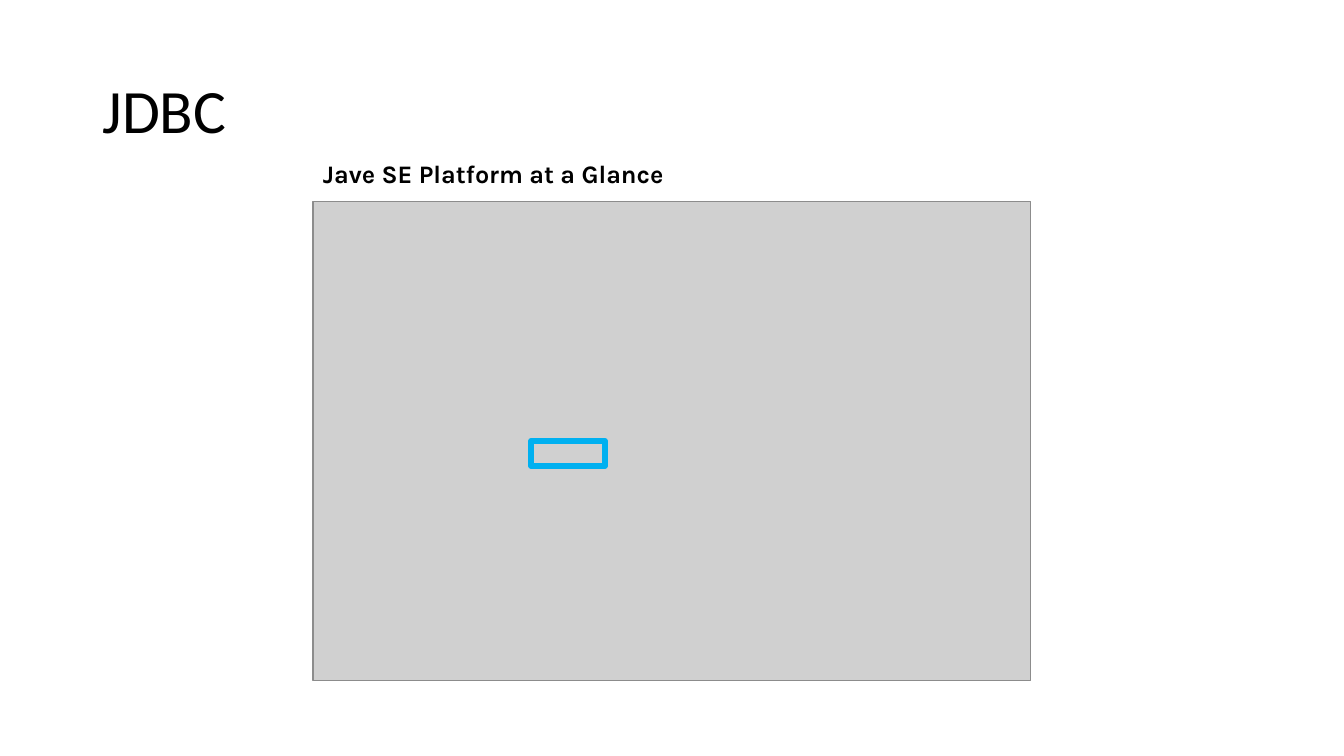
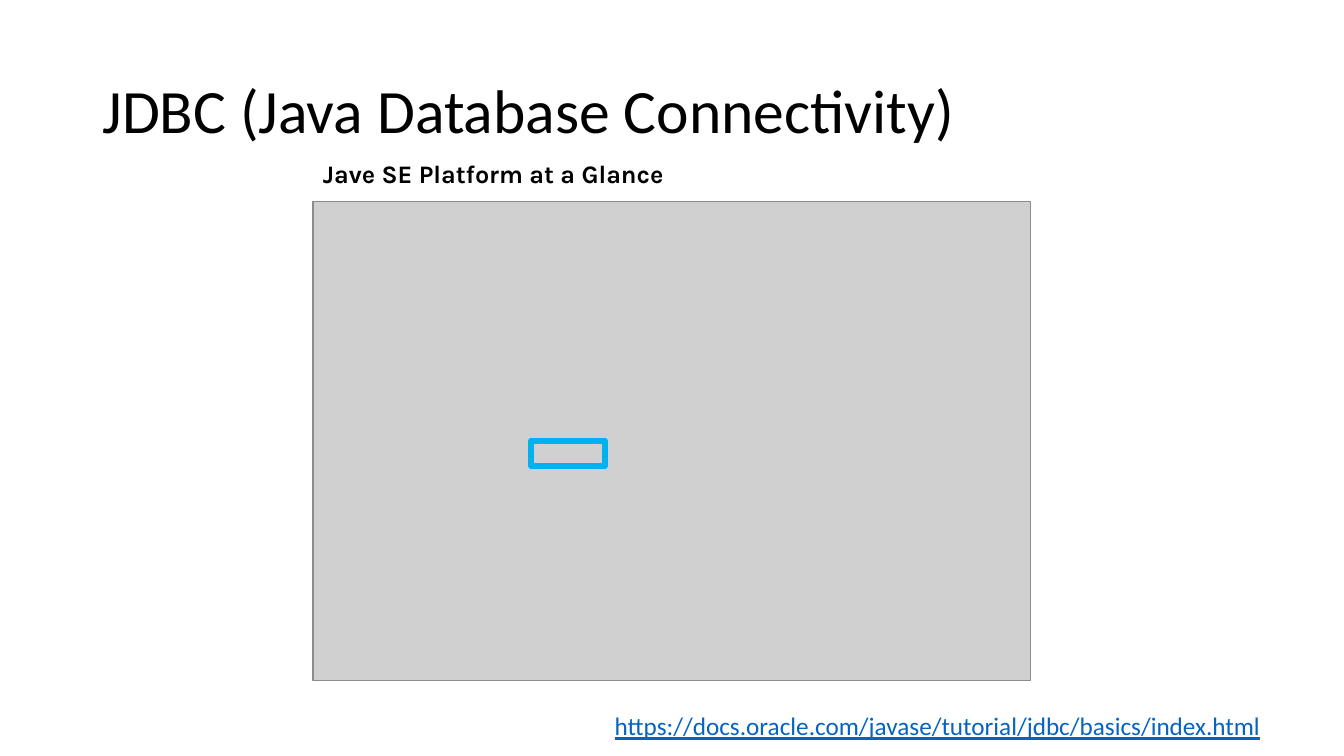
Before and after one commit to isp-cluj/fms-jdbc-demo, a slide deck: slide 4 of docs/Java - Working with databases using JDBC.pptx. Drawn at 1344x756 pixels with LibreOffice and Linux fonts; fonts in the diff are those of the drawing; grey boxes stand for pictures. Boxes give left, top, right and bottom in pixels: in the first picture for what was removed or moved away, otherwise in the second. Text is boxed around its words. In the diff, an @@ line names an element or a change of style, - is before the commit and + after.

```diff
--- a/docs/Java - Working with databases using JDBC.pptx
+++ b/docs/Java - Working with databases using JDBC.pptx
@@ title at (x1=102, y1=88, x2=954, y2=143): text changed @@
-JDBC
+JDBC (Java Database Connectivity)
@@ text added at (x1=615, y1=717, x2=1260, y2=740), 18 pt, text #0563C1, underline @@
+https://docs.oracle.com/javase/tutorial/jdbc/basics/index.html
```
Also in this commit, not shown: 5 other slides changed, 1 other file.
